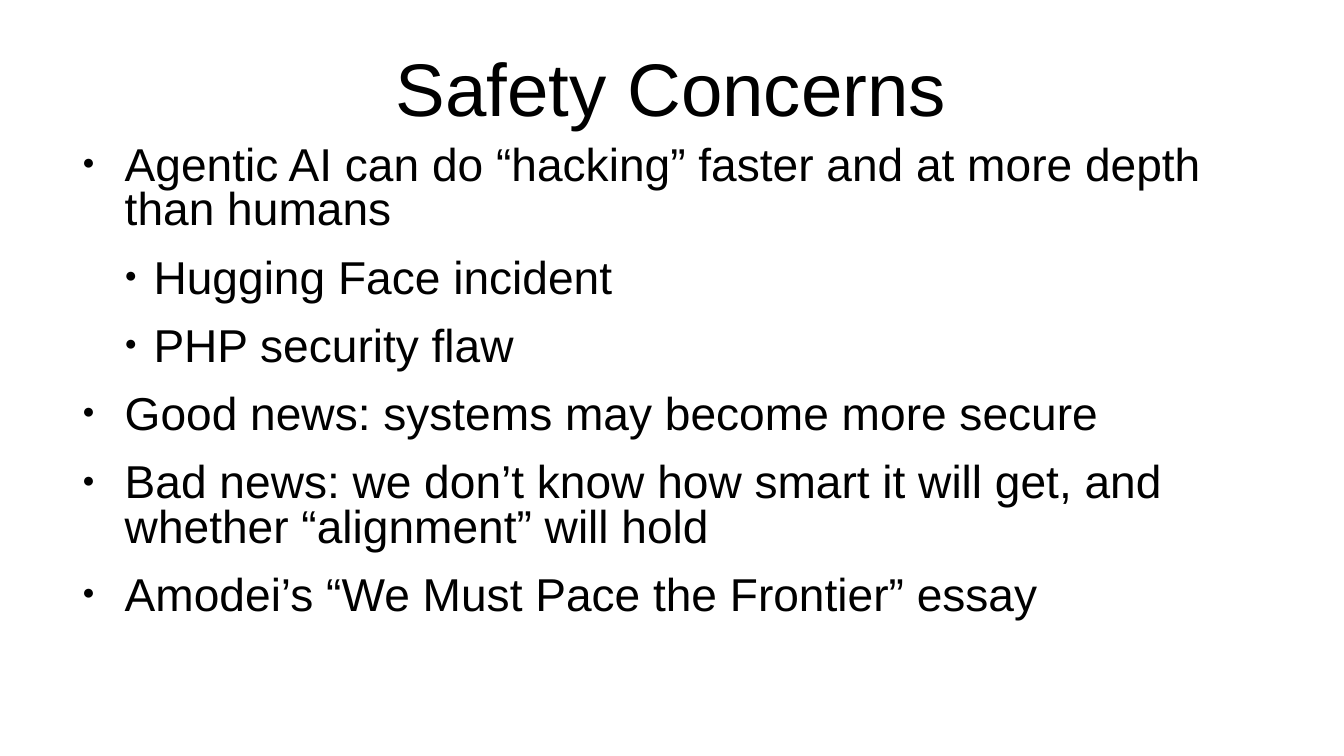
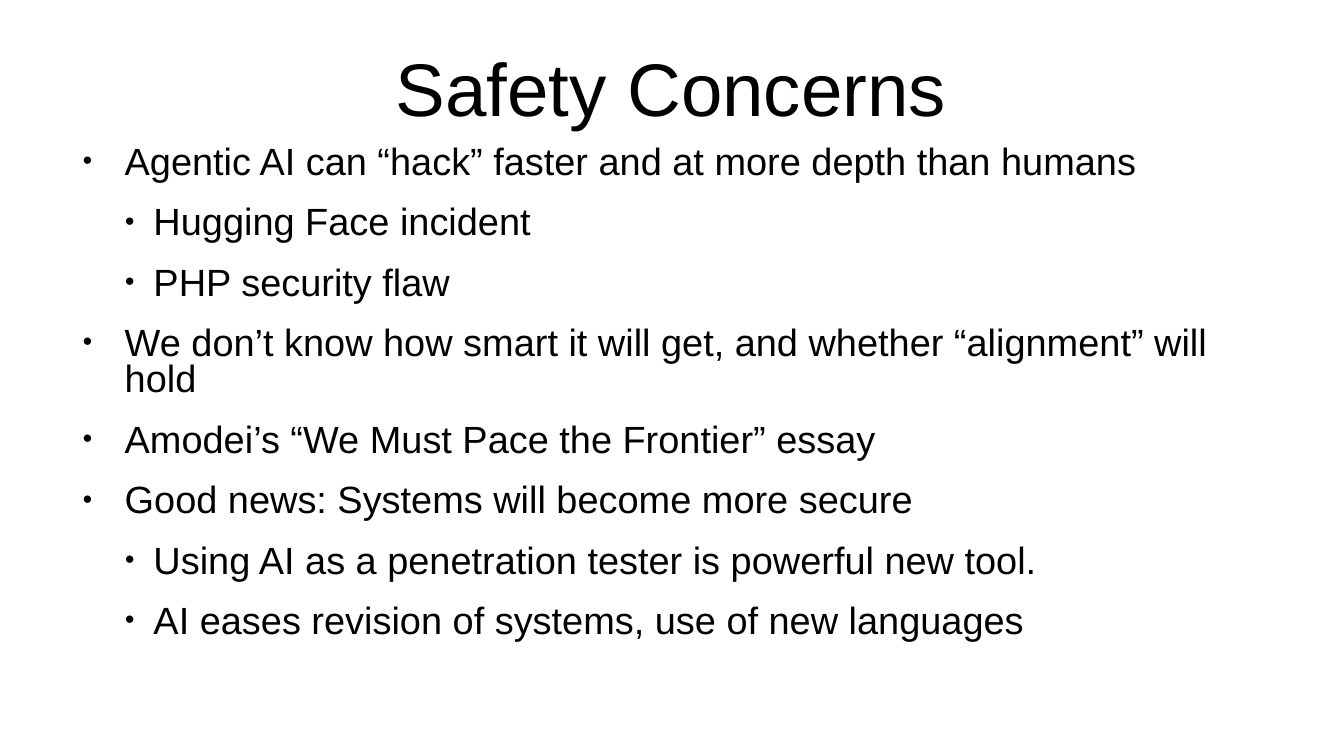
Before and after one commit to ClintStaley/AITalks, a slide deck: slide 6 of UATX/AIUpdate26.pptx. Drawn at 1344x756 pixels with LibreOffice and Linux fonts; fonts in the diff are those of the drawing. Boxes give left, top, right and bottom in pixels: in the first picture for what was removed or moved away, otherwise in the second. Text is boxed around its words. In the diff, an @@ line names an element or a change of style, - is before the commit and + after.

```diff
--- a/UATX/AIUpdate26.pptx
+++ b/UATX/AIUpdate26.pptx
@@ text at bbox=[125, 147, 1136, 182]: text changed; size 27.2 to 22.4 pt @@
-● Agentic AI can do “hacking” faster and at more depth than humans
+● Agentic AI can “hack” faster and at more depth than humans
@@ text at bbox=[125, 207, 875, 460]: size 27.2 to 22.4 pt in "Hugging Face incident", "PHP security flaw", "Amodei’s “We Must Pace the Frontier” essay" @@
@@ text at bbox=[125, 328, 1207, 393]: text changed; size 27.2 to 22.4 pt @@
-● Good news: systems may become more secure
-● Bad news: we don’t know how smart it will get, and whether “alignment” will hold
+● We don’t know how smart it will get, and whether “alignment” will hold
@@ text at bbox=[125, 485, 1037, 635]: paragraphs added @@
+● Good news: Systems will become more secure
+    ● Using AI as a penetration tester is powerful new tool.
+    ● AI eases revision of systems, use of new languages
```
Also in this commit, not shown: 5 other slides changed, 2 slides added.
